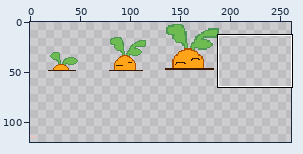
File history of a sprite sheet, assets/items.png. The first picture is a wide view before the edit; the outline marks the close-up.
Close-up. Old version:
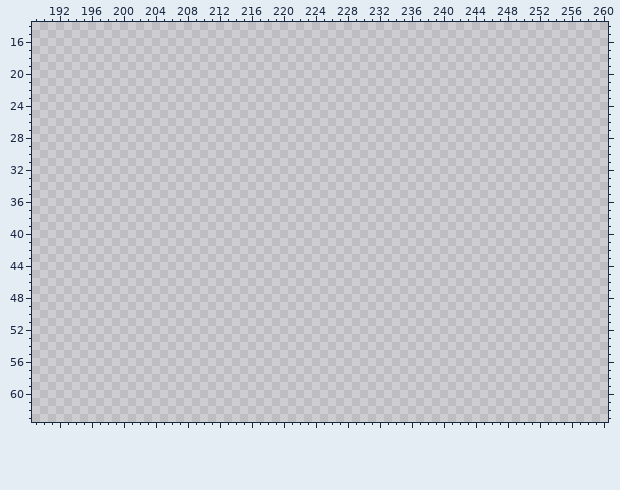
The file is 512x512 pixels. Shown: x 189..260, y 14..63. The wide view leaves out empty margins.
After:
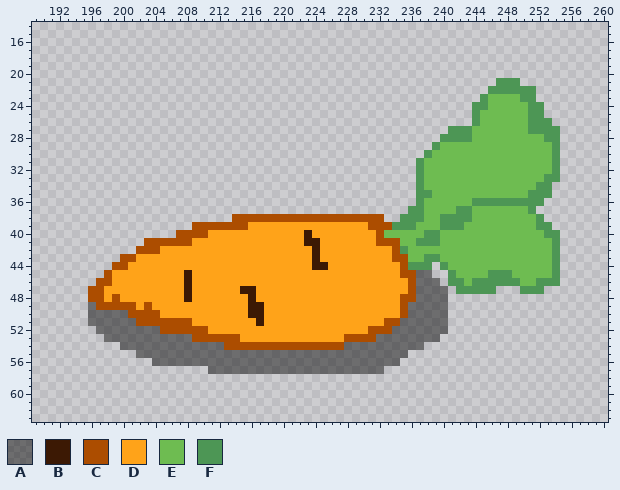
Palette (. is transparent): A #00000078  B #3c1904  C #ac4d00  D #ffa319  E #6ebc51  F #4d9655
The exact change:
y 21: x 247..249 ... -> FFF
y 22: x 246..251 ...... -> FFFFFF
y 23: x 245..251 ....... -> FEEEEFF
y 24: x 244..252 ......... -> FFEEEEEFF
y 25: x 244..252 ......... -> FEEEEEEFF
y 26: x 244..253 .......... -> FEEEEEEFFF
y 27: x 241..254 .............. -> FFFEEEEEEEFFFF
y 28: x 240..254 ............... -> FFFFEEEEEEEEEFF
y 29: x 239..254 ................ -> FEEEEEEEEEEEEEEF
y 30: x 238..254 ................. -> FEEEEEEEEEEEEEEEF
y 31..32: x 237..254 .................. -> FEEEEEEEEEEEEEEEEF
y 33: x 237..254 .................. -> FEEEEEEEEEEEEEEEFF
y 34: x 237..253 ................. -> FEEEEEEEEEEEEEEFF
y 35: x 237..253 ................. -> FFEEEEEEEEEEEEFFF
y 36: x 237..252 ................ -> FEEEEEEFFFFFFFFF
y 37: x 236..251 ................ -> FFEEEEFFEEEEEEEF
y 38: x 214..232 ................... -> CCCCCCCCCCCCCCCCCCC; x 235..252 .................. -> FFFEEFFFFEEEEEEEEF
y 39: x 209..253 ............................................. -> CCCCCCCDDDDDDDDDDDDDDDCCCFFFEEEFFFEEEEEEEEEFF
y 40: x 207..254 ................................................ -> CCCCDDDDDDDDDDDDBDDDDDDDDCEEEEEFFEEEEEEEEEEEEEFF
y 41: x 203..254 .................................................... -> CCCCCCDDDDDDDDDDDDDDBBDDDDDDDCCCEEFFFEEEEEEEEEEEEEEF
y 42: x 202..254 ..................................................... -> CCCDDDDDDDDDDDDDDDDDDDBDDDDDDDDDCFEEEEEEEEEEEEEEEEEEF
y 43: x 200..254 ....................................................... -> CCDDDDDDDDDDDDDDDDDDDDDDBDDDDDDDDDCCEEFFEEEEEEEEEEEEEEF
y 44: x 199..238 ........................................ -> CCDDDDDDDDDDDDDDDDDDDDDDDBBDDDDDDDDDCFFF; x 240..254 ............... -> FEEEEEEEEEEEEEF
y 45: x 198..238 ......................................... -> CDDDDDDDDDBDDDDDDDDDDDDDDDDDDDDDDDDDDCCAA; x 241..254 .............. -> FEEEEFFFEEEEEF
y 46: x 197..239 ........................................... -> CCDDDDDDDDDBDDDDDDDDDDDDDDDDDDDDDDDDDDDCAAA; x 241..254 .............. -> FFEFFFFFFEEFFF
y 47: x 196..240 ............................................. -> CCDDDDDDDDDDBDDDDDDBBDDDDDDDDDDDDDDDDDDDCAAAA; x 242..246 ..... -> FFFFF; x 250..252 ... -> FFF
y 48: x 196..240 ............................................. -> CCDCDDDDDDDDBDDDDDDDBDDDDDDDDDDDDDDDDDDCCAAAA
y 49: x 196..240 ............................................. -> ACCCCCDCDDDDDDDDDDDDBBDDDDDDDDDDDDDDDDDCAAAAA
y 50: x 196..240 ............................................. -> AAAAACCCCDDDDDDDDDDDBBDDDDDDDDDDDDDDDDDCAAAAA
y 51: x 196..240 ............................................. -> AAAAAACCCCCCCDDDDDDDDBDDDDDDDDDDDDDDDCCAAAAAA
y 52: x 197..240 ............................................ -> AAAAAAAACCCCCCDDDDDDDDDDDDDDDDDDDDCCCAAAAAAA
y 53: x 198..239 .......................................... -> AAAAAAAAAAACCCCCCDDDDDDDDDDDDDCCCCAAAAAAAA
y 54: x 200..237 ...................................... -> AAAAAAAAAAAAACCCCCCCCCCCCCCCAAAAAAAAAA
y 55: x 202..235 .................................. -> AAAAAAAAAAAAAAAAAAAAAAAAAAAAAAAAAA
y 56: x 204..234 ............................... -> AAAAAAAAAAAAAAAAAAAAAAAAAAAAAAA
y 57: x 211..232 ...................... -> AAAAAAAAAAAAAAAAAAAAAA
Where, in picture pixels (left, top, right, bottom), the same in both close-ups:
added: (88, 78, 560, 374)
